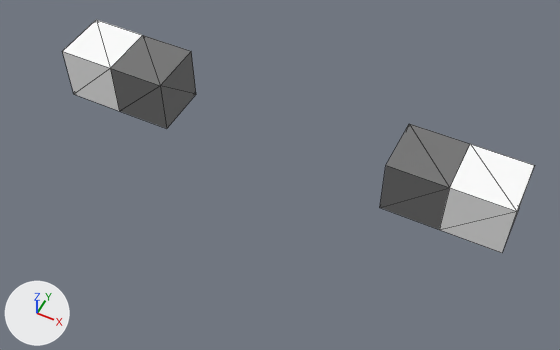
Two versions of the glTF model assets/dwarves/body/eyes.glb, one commit apart.
Both versions are drawn from a 50 mm camera at (0.514, -1.598, 3.828) aimed at (0.053, -0.676, 2.675). Every picture has the same lights, and +X, +Y and +Z are marked at lower left. The older version comes first. Mesh edges are drawn as thin lines. Vertices at exactly the same position are counted once.

Names of what the first picture shows: 'eyes'.
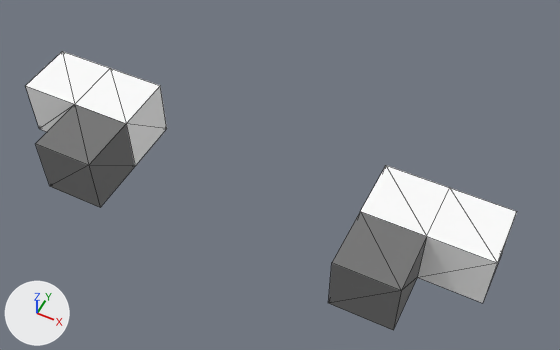
Edits to the scene script, one JSON object a line:
```json
{"block": "me_eyes", "where": "# used by ob_eyes; location = (0.0, 0.0, 0.0)"}
{"op": "remove", "block": "me_eyes", "code": "me_eyes.from_pydata(...)  # 24 vertices, 40 faces; spans x -0.5..0.5, y -0.625..-0.5, z 2.625..2.75"}
{"op": "add", "block": "me_eyes", "code": "me_eyes.from_pydata(...)  # 32 vertices, 56 faces; spans x -0.5..0.5, y -0.875..-0.625, z 2.625..2.75"}
{"block": "me_eyes", "change": "me_eyes part 1"}
{"block": "me_eyes", "change": "12 vertices are removed from x -0.5..0.5, y -0.5, z 2.625..2.75"}
{"block": "me_eyes", "change": "40 faces are deleted"}
{"block": "me_eyes", "change": "12 new vertices lie (0.0, -0.125, 0.0) away from vertices in x -0.5..0.5, y -0.625, z 2.625..2.75"}
{"block": "me_eyes", "change": "8 new vertices lie (0.0, -0.125, 0.0) away from vertices in x -0.375..0.375, y -0.75, z 2.625..2.75"}
{"block": "me_eyes", "change": "56 new faces join them"}
```

What differs and where, as boxes [x1, y1, x2, y2] in the pictures (560 x 350 px):
```json
{"object": "eyes", "change": "reshaped", "before": [63, 20, 535, 253], "after": [26, 51, 517, 330], "on screen": "20% taller"}
```
